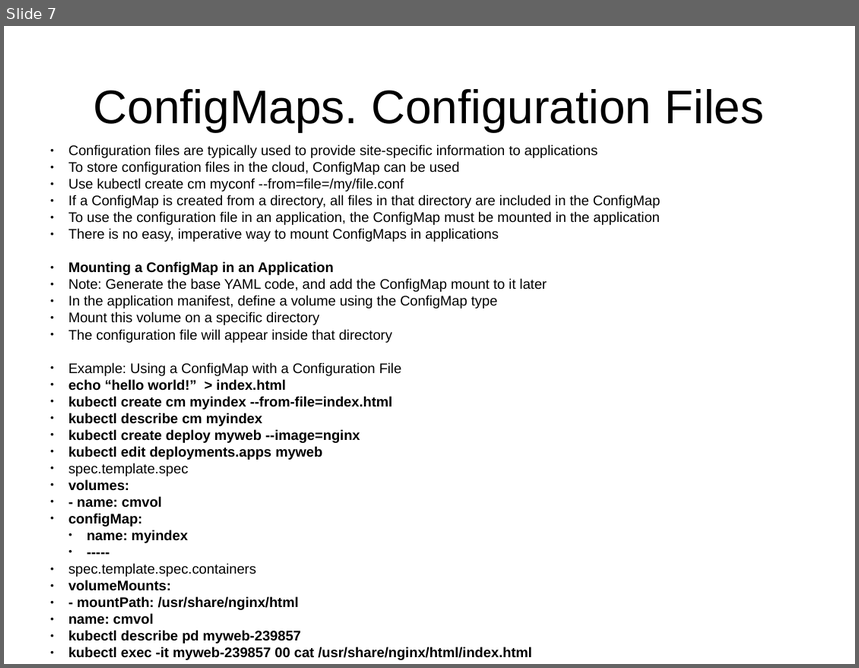
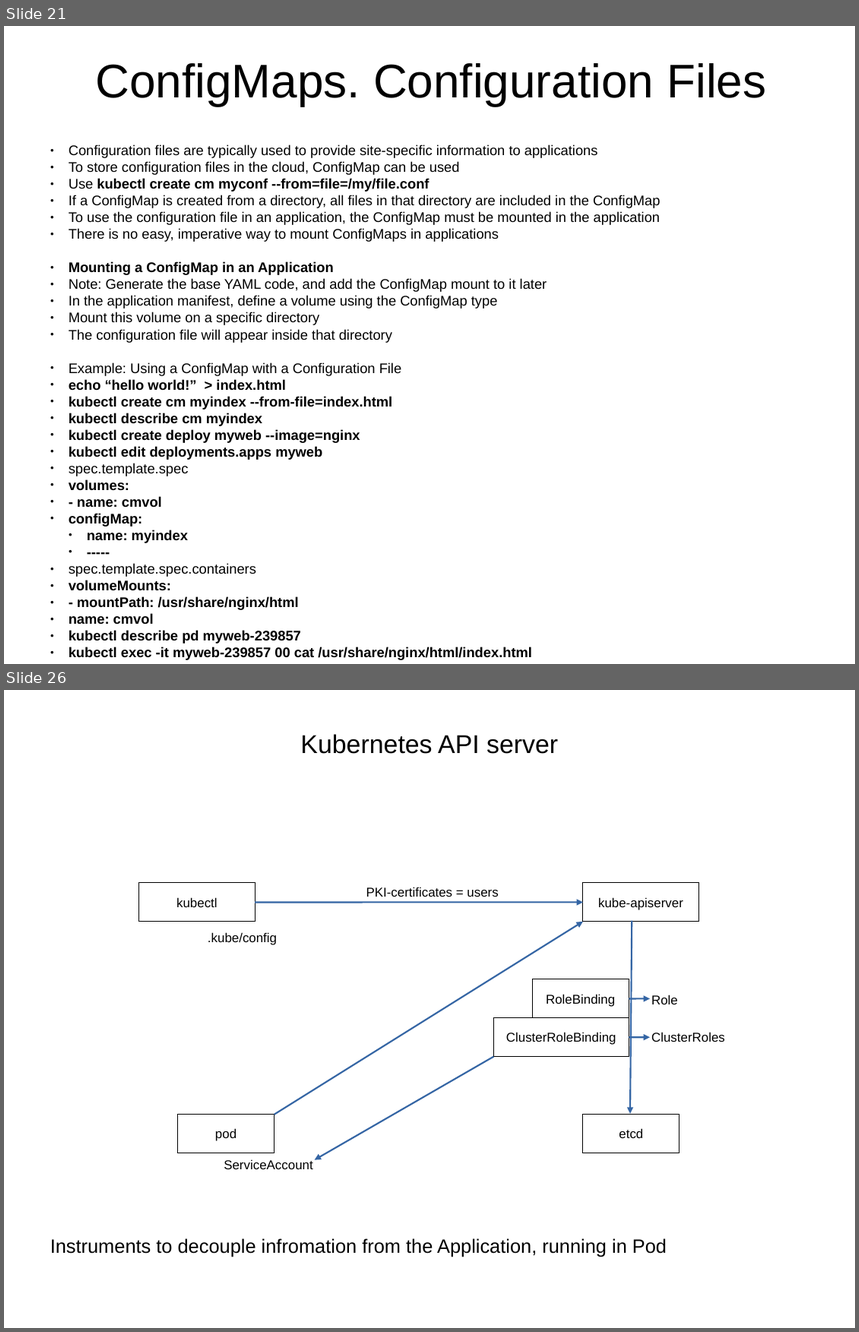
Before and after one commit to j-avdeev/DevOps, a slide deck: Lec presentations/DevOps - lec - K8S.odp. Shown one above the other, each under a label of ours: slide 7 before the commit, slides 21 and 26 after it; the slides between them are not shown. The pictures are 859x668 and 859x1332 pixels, drawn with LibreOffice and Linux fonts; fonts in the diff are those of the drawing. Boxes give left, top, right and bottom in pixels: in the first picture for what was removed or moved away, otherwise in the second. Text is boxed around its words. In the diff, an @@ line names an element or a change of style, - is before the commit and + after.

```diff
--- a/Lec presentations/DevOps - lec - K8S.odp
+++ b/Lec presentations/DevOps - lec - K8S.odp
@@ slide 26 added at (4, 690, 855, 1328), background #FFFFFF @@
@@ title added at (300, 734, 558, 754), 24 pt, text #000000 @@
+Kubernetes API server
@@ rectangle added at (139, 883, 255, 922), fill #FFFFFF, outline #000000 0 pt, 12 pt, text #000000 @@
+kubectl
@@ text added at (367, 887, 498, 897), 12 pt, text #000000 @@
+PKI-certificates = users
@@ rectangle added at (583, 883, 699, 922), fill #FFFFFF, outline #000000 0 pt, 12 pt, text #000000 @@
+kube-apiserver
@@ arrow added from (255, 902) to (583, 902), #3465A4 1.5 pt @@
@@ text added at (208, 932, 277, 945), 12 pt, text #000000 @@
+.kube/config
@@ arrow added from (275, 1115) to (583, 922), #3465A4 1.5 pt @@
@@ arrow added from (632, 921) to (630, 1114), #3465A4 1.5 pt @@
@@ rectangle added at (532, 980, 629, 1018), fill #FFFFFF, outline #000000 0 pt, 12 pt, text #000000 @@
+RoleBinding
@@ arrow added from (629, 999) to (651, 999), #3465A4 1.5 pt @@
@@ text added at (652, 995, 678, 1005), 12 pt, text #000000 @@
+Role
@@ rectangle added at (493, 1018, 629, 1057), fill #FFFFFF, outline #000000 0 pt, 12 pt, text #000000 @@
+ClusterRoleBinding
@@ arrow added from (629, 1037) to (651, 1037), #3465A4 1.5 pt @@
@@ text added at (652, 1032, 725, 1042), 12 pt, text #000000 @@
+ClusterRoles
@@ arrow added from (493, 1057) to (315, 1160), #3465A4 1.5 pt @@
@@ rectangle added at (178, 1115, 275, 1154), fill #FFFFFF, outline #000000 0 pt, 12 pt, text #000000 @@
+pod
@@ rectangle added at (583, 1115, 680, 1154), fill #FFFFFF, outline #000000 0 pt, 12 pt, text #000000 @@
+etcd
@@ text added at (224, 1160, 313, 1170), 12 pt, text #000000 @@
+ServiceAccount
@@ text added at (50, 1239, 667, 1258), 18 pt, text #000000 @@
+Instruments to decouple infromation from the Application, running in Pod
@@ what was slide 7 is now slide 21 @@
@@ slide 21 changed as well @@
@@ title "ConfigMaps. Configuration Files": place and size @@
-title "ConfigMaps. Configuration Files" at (94, 89, 765, 132)
+title "ConfigMaps. Configuration Files" at (96, 63, 766, 107)
@@ text at (69, 178, 429, 192): bold on in "kubectl create cm myconf --from=file=/my/file.conf" @@
```
Also in this commit, not shown: 6 other slides changed, 19 other slides added, 4 other files.
